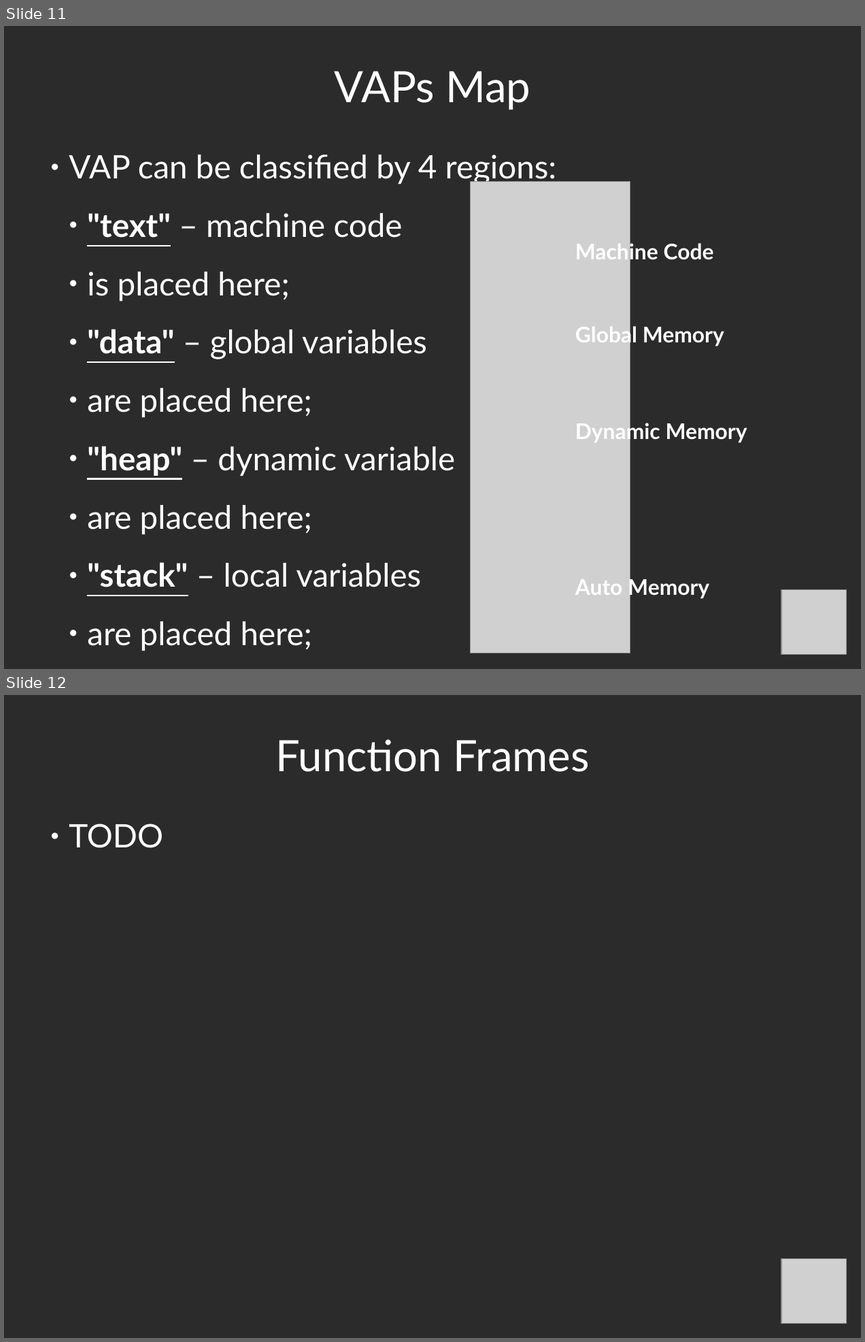
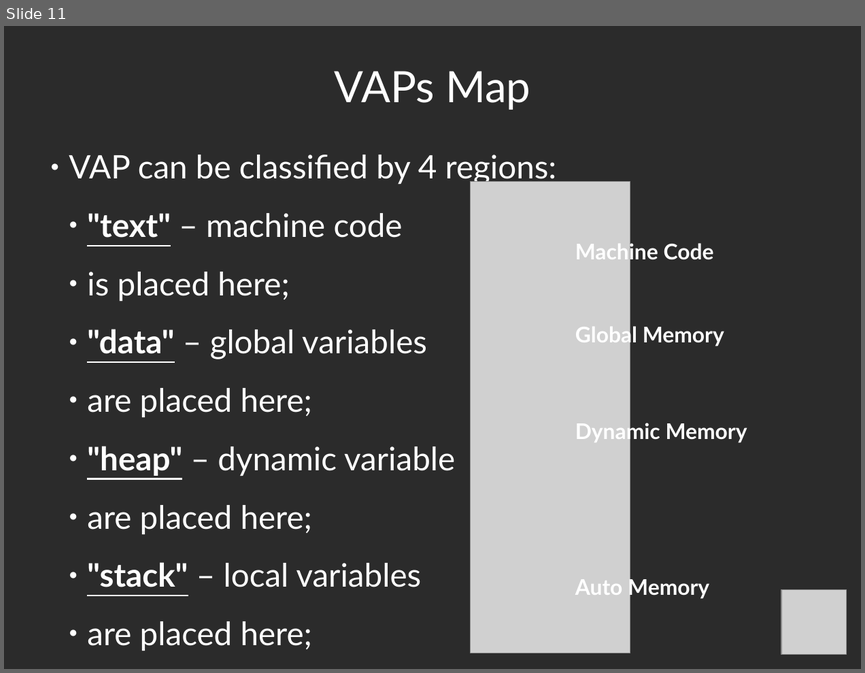
Before and after one commit to bmstu-fs12/01-sem-py-algo, a slide deck: week-01/presentation_2_4x3.odp. Shown one above the other, each under a label of ours: slides 11 and 12 before the commit, slide 11 after it. The pictures are 865x1342 and 865x673 pixels, drawn with LibreOffice and Linux fonts; fonts in the diff are those of the drawing; grey boxes stand for pictures; background and template pictures are left out; a plain dark background stands for a picture behind light text. Boxes give left, top, right and bottom in pixels: in the first picture for what was removed or moved away, otherwise in the second. Text is boxed around its words. In the diff, an @@ line names an element or a change of style, - is before the commit and + after.

```diff
--- a/week-01/presentation_2_4x3.odp
+++ b/week-01/presentation_2_4x3.odp
@@ slide 12 removed at bbox=[4, 695, 861, 1338], background picture (left out) @@
@@ title removed at bbox=[275, 739, 589, 772] @@
-Function Frames
@@ text removed at bbox=[69, 824, 163, 848] @@
-● TODO
@@ picture removed at bbox=[781, 1259, 846, 1323] @@
```
Also in this commit, not shown: 1 slide changed, 8 slides added, 1 other file.
